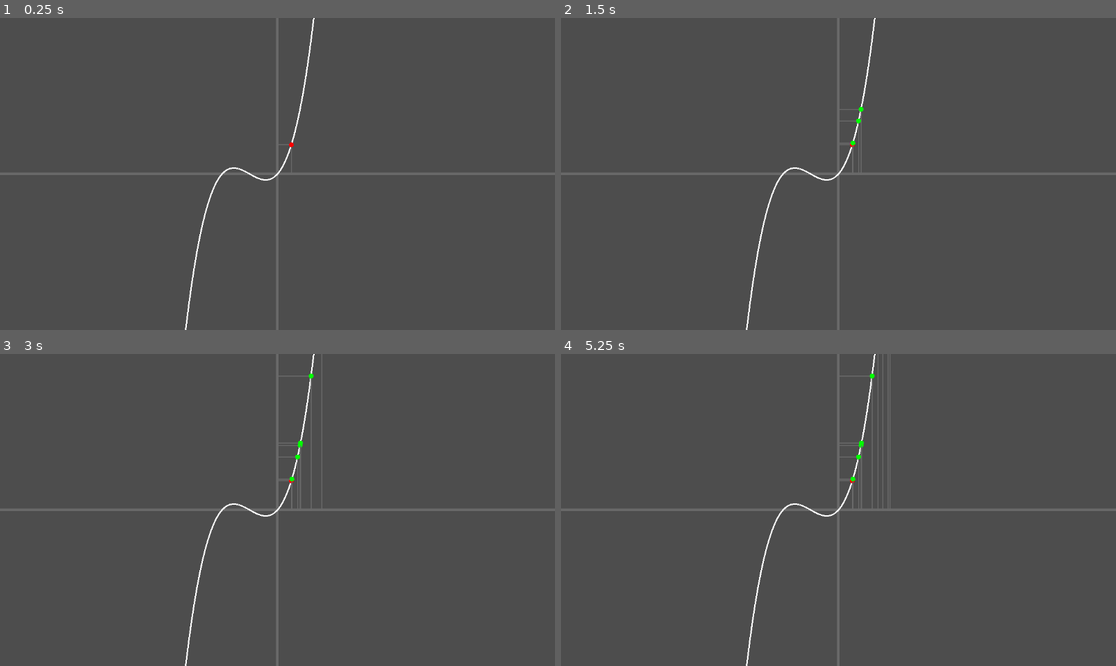
Above: before the commit, frames 1-4 (two rows, left to right).
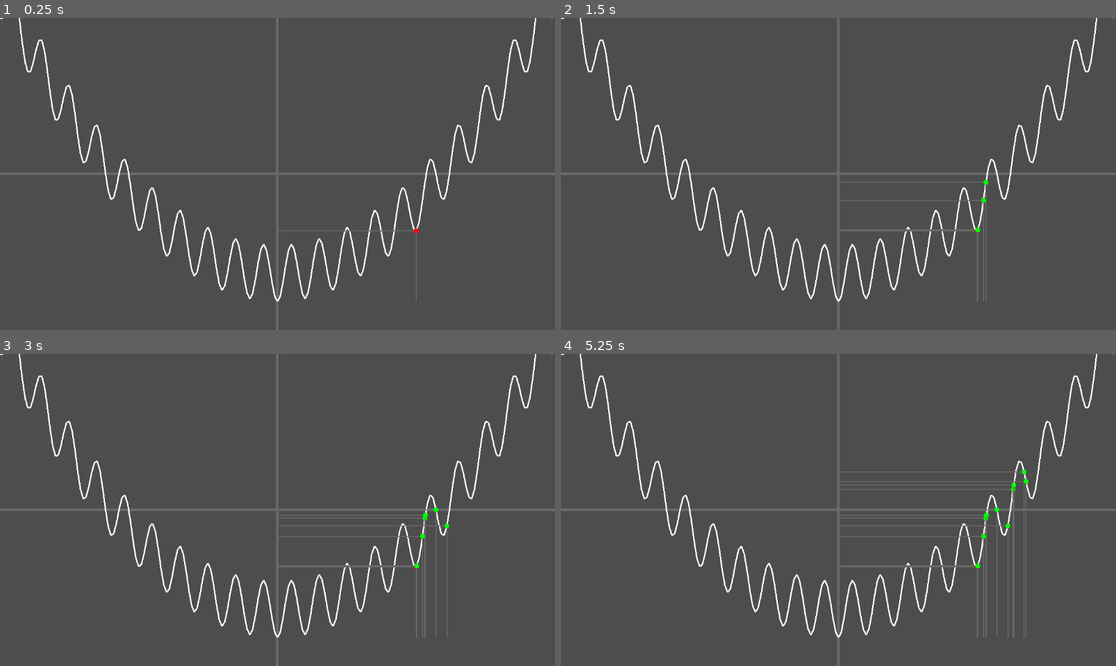
Above: after the commit, the same moments.

Repository: mjXmsdgh/game_gallery
Game: Godot game, scene res://2_game_scene/min_search/main.tscn
The game is run twice, just before and just after one commit, with the same random seed, the same clock (stepped at 60 frames per second) and the same inputs. This scene is started directly instead of the project's main scene.
Inputs:
- Up to frame 1 (0.25 s): no input
- Up to frame 2 (1.5 s): tap Enter at 0.5 s; hold Right (ui_right) 0.53-1.28 s; tap Space (key_space) at 0.6, 1.25, 1.35 s; hold Down (ui_down) from 1.28 s (still down)
- Up to frame 3 (3 s): tap Enter at 2 s; release Down (ui_down) at 2.03 s; hold Right (ui_right) 2.03-2.78 s; tap Space (key_space) at 2.1, 2.75, 2.85 s; hold Up (ui_up) from 2.78 s (still down)
- Up to frame 4 (5.25 s): tap Enter at 3.5 s; release Up (ui_up) at 3.53 s; hold Left (ui_left) 3.53-5.03 s; tap Space (key_space) at 3.6, 4.25, 4.35, 5.1 s; hold Down (ui_down) from 5.03 s (still down)

The runs differ from the first frame. In frame 1, 2.8% of the frame differs, in the area x 0-100%, y 0-100%; in frame 2, 3.2%; in frame 3, 3.6%; in frame 4, 4.2%.

Commit message:
add Rastrigin

Diff:
--- a/2_game_scene/min_search/script/Annealing.gd
+++ b/2_game_scene/min_search/script/Annealing.gd
@@ -3,7 +3,7 @@
 extends Node2D
 
 # 計算開始地点
-var starting_x: float = 0.5
+var starting_x: float = 5.0
 var current_x: float = starting_x
 var current_y: float = 0.0
 
--- a/2_game_scene/min_search/script/PolyFunction.gd
+++ b/2_game_scene/min_search/script/PolyFunction.gd
@@ -1,22 +1,15 @@
 extends Node2D
 
-
-var a: float=1.0
-var b: float=3.0
-var c: float=2.0
-var d: float=0.0
-
+const PI = 3.14159265358979323846
 
 # Called when the node enters the scene tree for the first time.
 func _ready() -> void:
 	pass # Replace with function body.
 
-
-
 func calculate(x: float) -> float:
-
-	return a*x*x*x+b*x*x+c*x+d
-
+	# Rastrigin関数の1次元近似
+	return 10 + x * x - 10 * cos(2 * PI * x)
 
 func gradient(x: float) -> float:
-	return 3*a*x*x+2*b*x+c
+	# Rastrigin関数の勾配
+	return 2 * x + 20 * PI * sin(2 * PI * x)
--- a/2_game_scene/min_search/script/axis.gd
+++ b/2_game_scene/min_search/script/axis.gd
@@ -4,7 +4,7 @@
 var x_min: float = -10.0
 var x_max: float = 10.0
 var y_min: float = -10.0
-var y_max: float = 10.0
+var y_max: float = 100.0
 
 # 各プロパティのアクセサ
 func get_x_min() -> float:
